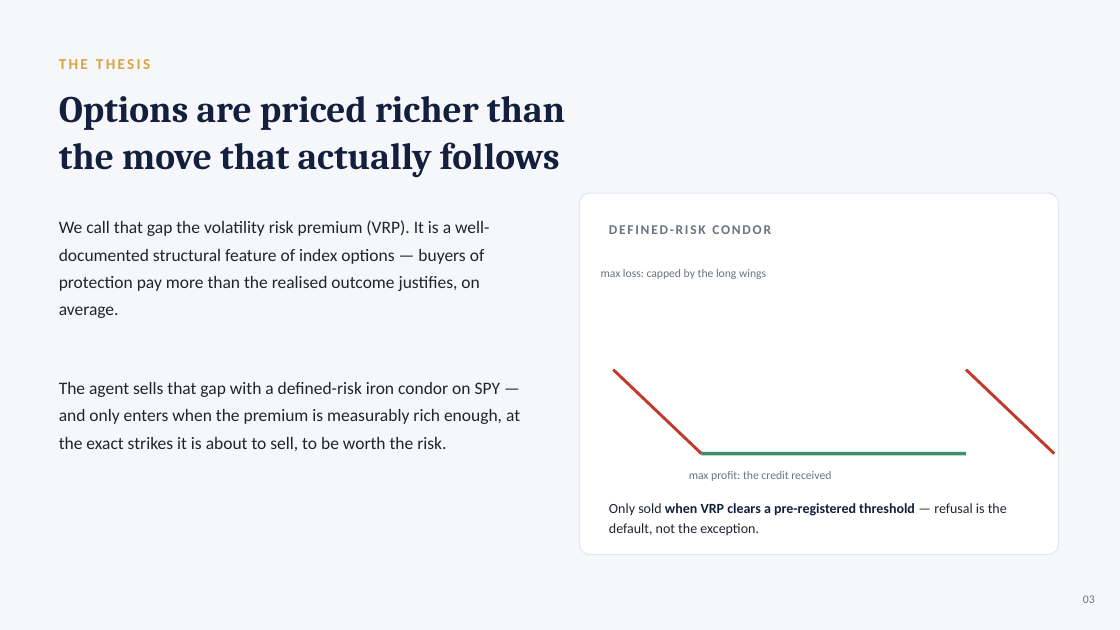
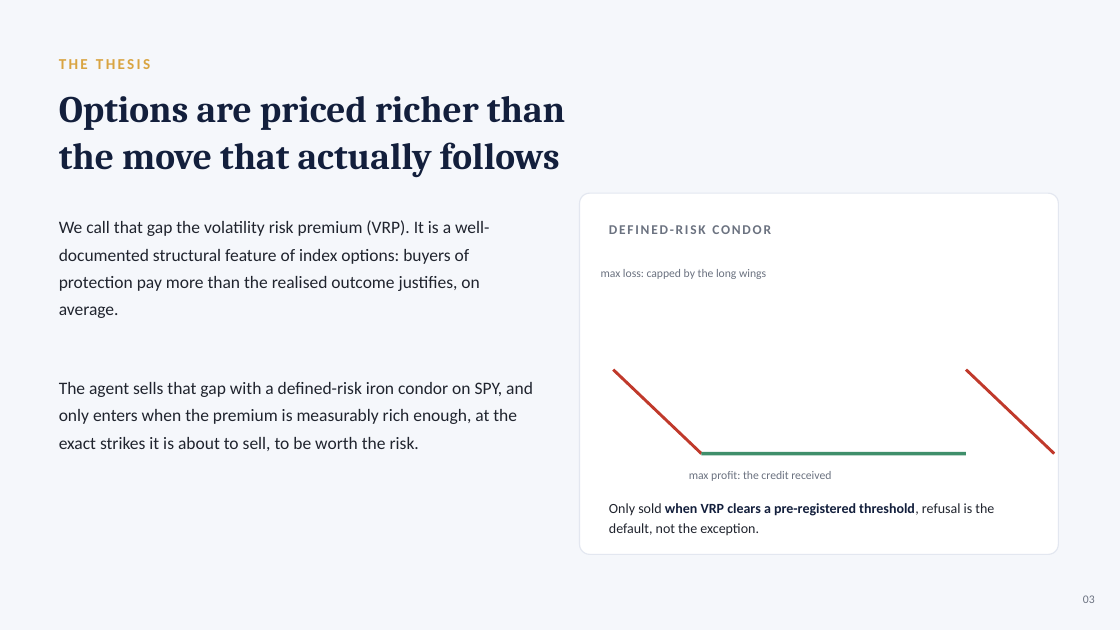
Before and after one commit to nilaymastaadmi/alpaca-hackathon, a slide deck: slide 3 of presentation/slides_draft.pptx. Drawn at 1120x630 pixels with LibreOffice and Linux fonts; fonts in the diff are those of the drawing. Boxes give left, top, right and bottom in pixels: in the first picture for what was removed or moved away, otherwise in the second. Text is boxed around its words. In the diff, an @@ line names an element or a change of style, - is before the commit and + after.

```diff
--- a/presentation/slides_draft.pptx
+++ b/presentation/slides_draft.pptx
@@ text at [59,220,489,318]: text changed @@
-We call that gap the volatility risk premium (VRP). It is a well-documented structural feature of index options — buyers of protection pay more than the realised outcome justifies, on average.
+We call that gap the volatility risk premium (VRP). It is a well-documented structural feature of index options: buyers of protection pay more than the realised outcome justifies, on average.
@@ text at [59,382,533,451]: text changed @@
-The agent sells that gap with a defined-risk iron condor on SPY — and only enters when the premium is measurably rich enough, at the exact strikes it is about to sell, to be worth the risk.
+The agent sells that gap with a defined-risk iron condor on SPY, and only enters when the premium is measurably rich enough, at the exact strikes it is about to sell, to be worth the risk.
@@ text at [609,503,994,535]: text changed @@
-Only sold when VRP clears a pre-registered threshold — refusal is the default, not the exception.
+Only sold when VRP clears a pre-registered threshold, refusal is the default, not the exception.
```
Also in this commit, not shown: 13 other slides changed, 2 other files.
